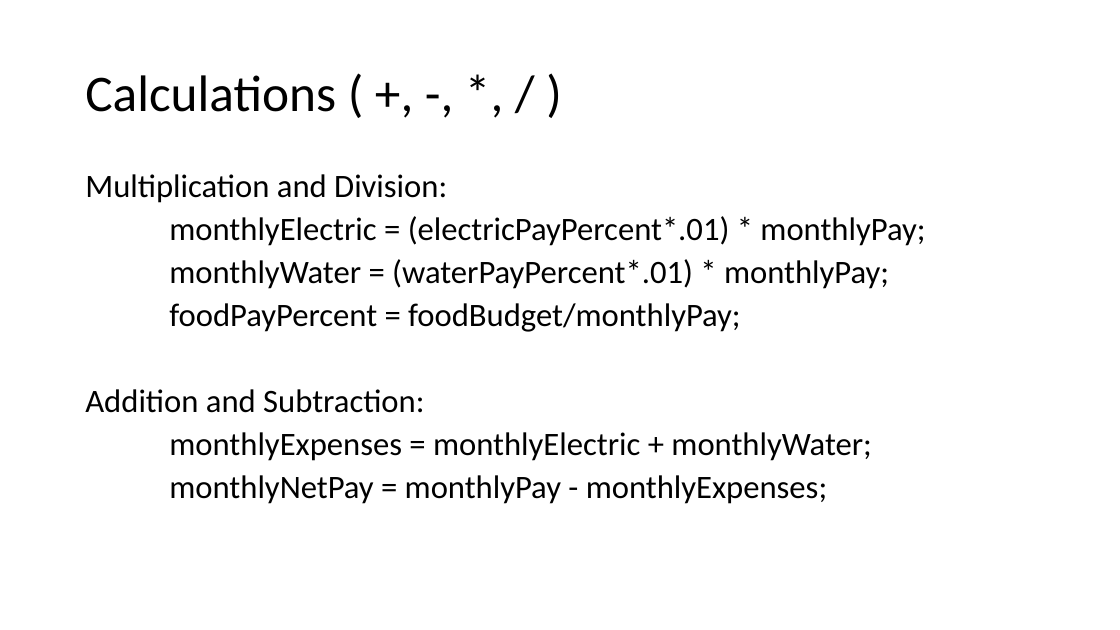
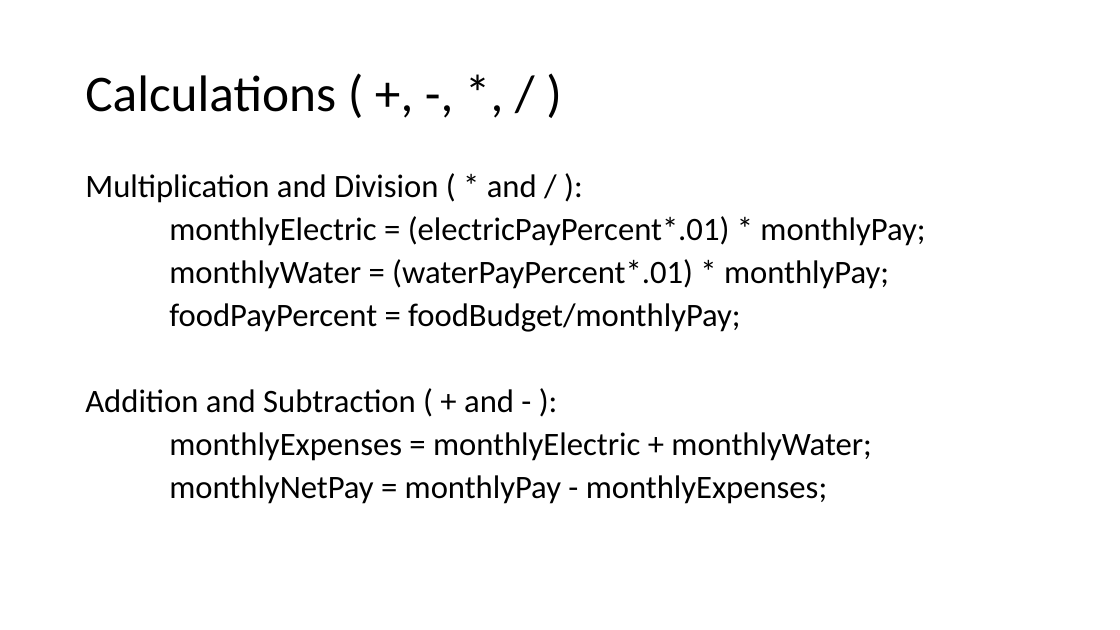
Before and after one commit to kingsman142/CS0007-UTA, a slide deck: slide 10 of Powerpoints/CS0007 Week 4.pptx. Drawn at 1120x630 pixels with LibreOffice and Linux fonts; fonts in the diff are those of the drawing. Boxes give left, top, right and bottom in pixels: in the first picture for what was removed or moved away, otherwise in the second. Text is boxed around its words. In the diff, an @@ line names an element or a change of style, - is before the commit and + after.

```diff
--- a/Powerpoints/CS0007 Week 4.pptx
+++ b/Powerpoints/CS0007 Week 4.pptx
@@ text at (x1=85, y1=174, x2=537, y2=203): text changed @@
-Multiplication and Division:
+Multiplication and Division ( * and / ):
@@ text at (x1=85, y1=389, x2=514, y2=413): text changed @@
-Addition and Subtraction:
+Addition and Subtraction ( + and - ):
```
Also in this commit, not shown: 6 other slides changed, 2 other files.
